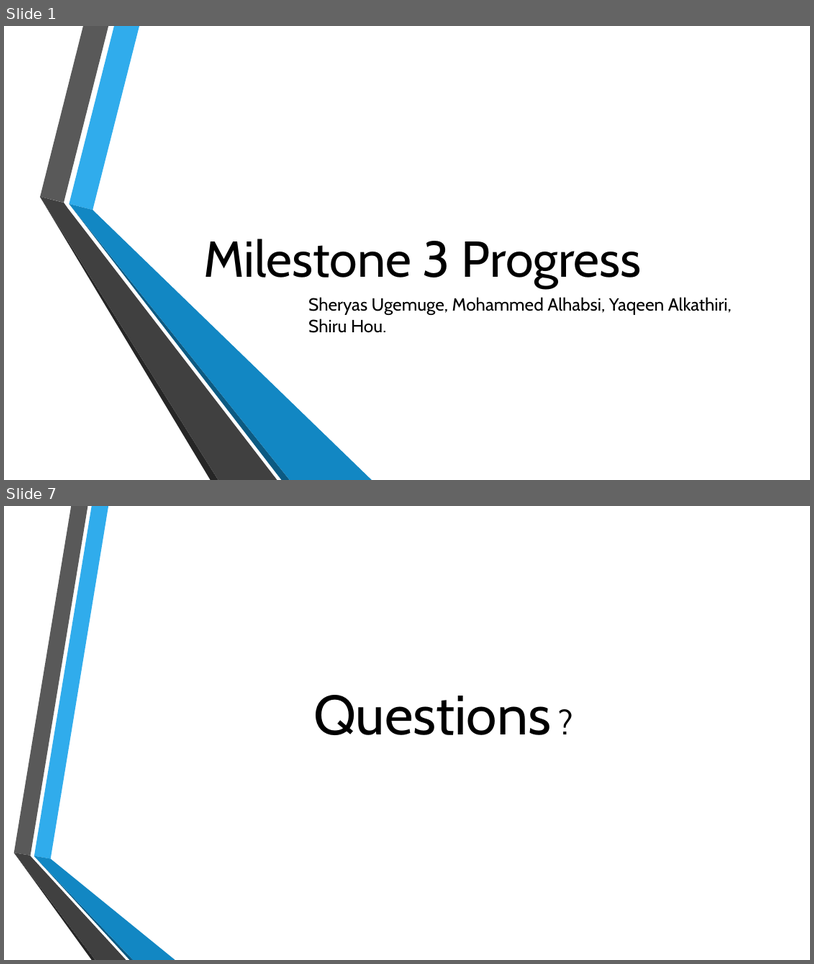
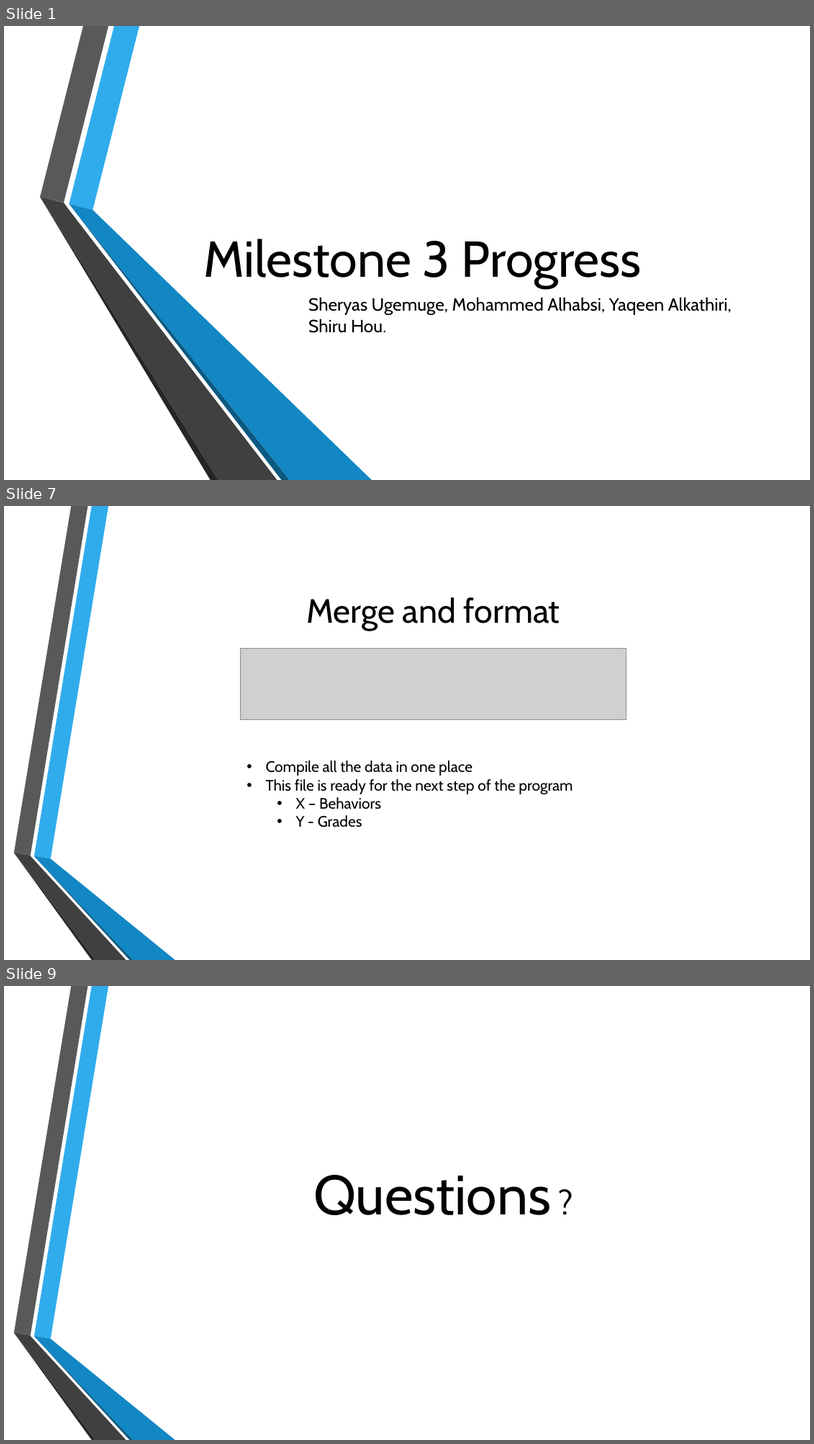
Before and after one commit to shreyasugemuge/Senior-Design-Project, a slide deck: docs/Milestone 3/Milestone_3_Presentation.pptx. Shown one above the other, each under a label of ours: slides 1 and 7 before the commit, slides 1, 7 and 9 after it; the slides between them are not shown. The pictures are 814x964 and 814x1444 pixels, drawn with LibreOffice and Linux fonts; fonts in the diff are those of the drawing; grey boxes stand for pictures; background and template pictures are left out. Boxes give left, top, right and bottom in pixels: in the first picture for what was removed or moved away, otherwise in the second. Text is boxed around its words. In the diff, an @@ line names an element or a change of style, - is before the commit and + after.

```diff
--- a/docs/Milestone 3/Milestone_3_Presentation.pptx
+++ b/docs/Milestone 3/Milestone_3_Presentation.pptx
@@ slide 7 added at [4,506,810,960], background picture (left out); not listed: 6 template elements that a slide beside it also shows @@
@@ title added at [306,597,561,631], 40 pt, text #000000 @@
+Merge and format
@@ picture added at [241,648,627,720] @@
@@ text added at [266,760,573,827], 18 pt, text #000000 @@
+• Compile all the data in one place
+• This file is ready for the next step of the program
+  • X – Behaviors
+  • Y - Grades
@@ what was slide 7 is now slide 9 @@
```
Also in this commit, not shown: 5 slides changed, 1 other slide added, 1 other file.
